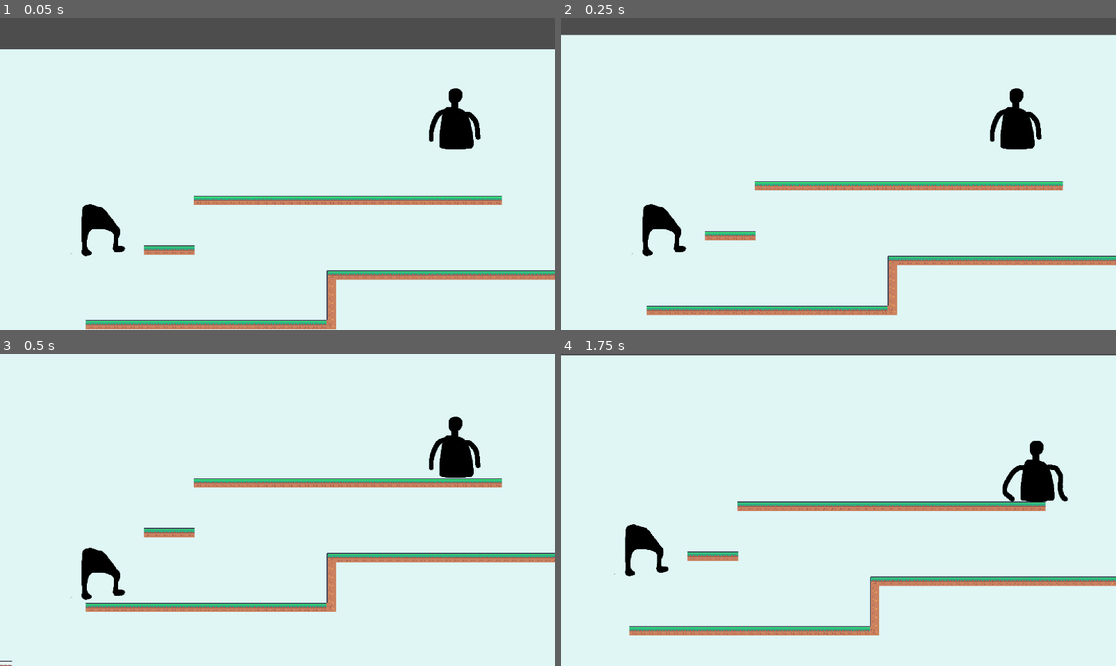
Above: before the commit, frames 1-4 (two rows, left to right).
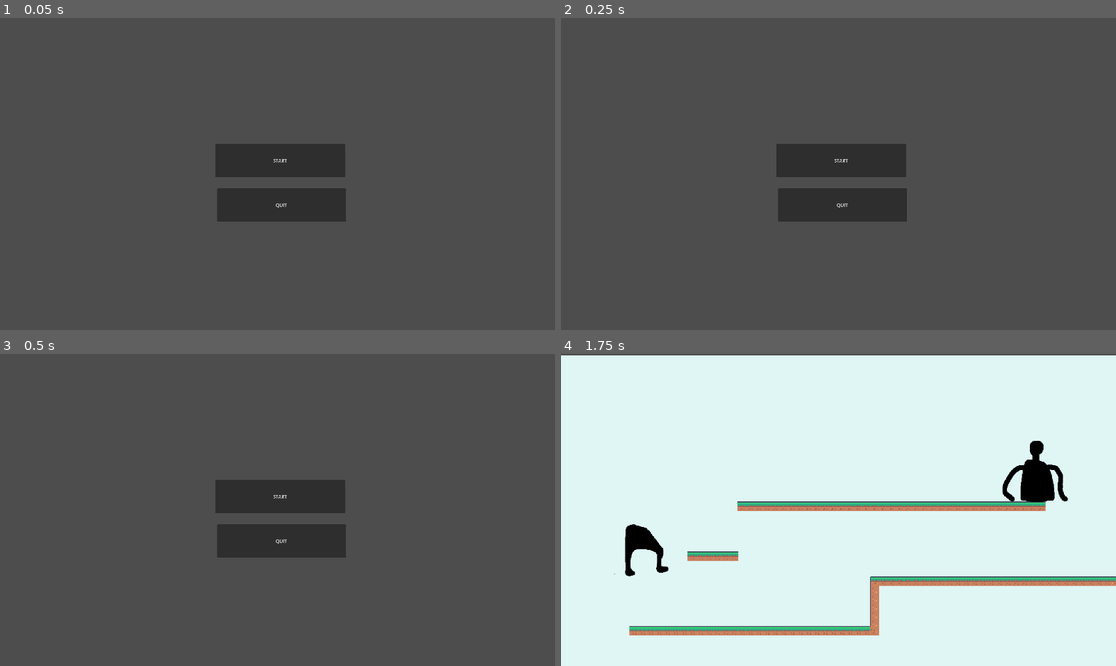
Above: after the commit, the same moments.

Repository: Paulofrog/Jeu-IC06
Game: Godot game, scene res://Game/TitleScreen/titleScreenScene.tscn
The game is run twice, just before and just after one commit, with the same random seed, the same clock (stepped at 60 frames per second) and the same inputs. Before the commit the project starts from res://Game/Main/mainScene.tscn.
Inputs (mouse positions are in pixels of both pictures, inside the frame that each line leads up to):
- Up to frame 1 (0.05 s): no input
- Up to frame 2 (0.25 s): no input
- Up to frame 3 (0.5 s): no input
- Up to frame 4 (1.75 s): click (838, 497) at 0.5 s, where only the run after the commit has a clickable "START"; hold D (armsRight) from 1.28 s (still down); hold Alt (armsAssembly) from 1.28 s (still down); tap Up (legsJump) at 1.52 s

The runs differ from the first frame. In frame 1, 90% of the frame differs, in the area x 0-100%, y 10-100%; in frame 2, 94%; in frame 3, 99%, in the area x 0-100%, y 0-100%; in frame 4, nothing differs.

Commit message:
adding title screen

Diff:
--- a/Game/TitleScreen/titleScreenScene.tscn
+++ b/Game/TitleScreen/titleScreenScene.tscn
@@ -1,3 +1,31 @@
-[gd_scene format=3 uid="uid://bjoygijg4djxb"]
+[gd_scene load_steps=2 format=3 uid="uid://ke6k8ufdjwdj"]
 
-[node name="Node" type="Node"]
+[ext_resource type="Script" path="res://Game/TitleScreen/title_screen_scene.gd" id="1_fgq64"]
+
+[node name="TitleScreenScene" type="Control"]
+layout_mode = 3
+anchors_preset = 15
+anchor_right = 1.0
+anchor_bottom = 1.0
+grow_horizontal = 2
+grow_vertical = 2
+script = ExtResource("1_fgq64")
+
+[node name="StartButton" type="Button" parent="."]
+layout_mode = 0
+offset_left = 745.0
+offset_top = 436.0
+offset_right = 1194.0
+offset_bottom = 551.0
+text = "START"
+
+[node name="QuitButton" type="Button" parent="."]
+layout_mode = 0
+offset_left = 751.0
+offset_top = 590.0
+offset_right = 1197.0
+offset_bottom = 705.0
+text = "QUIT"
+
+[connection signal="pressed" from="StartButton" to="." method="_on_start_button_pressed"]
+[connection signal="pressed" from="QuitButton" to="." method="_on_quit_button_pressed"]
--- /dev/null
+++ b/Game/TitleScreen/title_screen_scene.gd
@@ -0,0 +1,11 @@
+extends Control
+
+
+func _on_start_button_pressed() -> void:
+	get_tree().change_scene_to_file("res://Game/Main/mainScene.tscn")
+	pass
+
+
+func _on_quit_button_pressed() -> void:
+	get_tree().quit()
+	pass # Replace with function body.
--- a/project.godot
+++ b/project.godot
@@ -11,7 +11,7 @@
 [application]
 
 config/name="Jeu-IC06"
-run/main_scene="res://Game/Main/mainScene.tscn"
+run/main_scene="res://Game/TitleScreen/titleScreenScene.tscn"
 config/features=PackedStringArray("4.3", "Forward Plus")
 config/icon="res://icon.svg"
 
